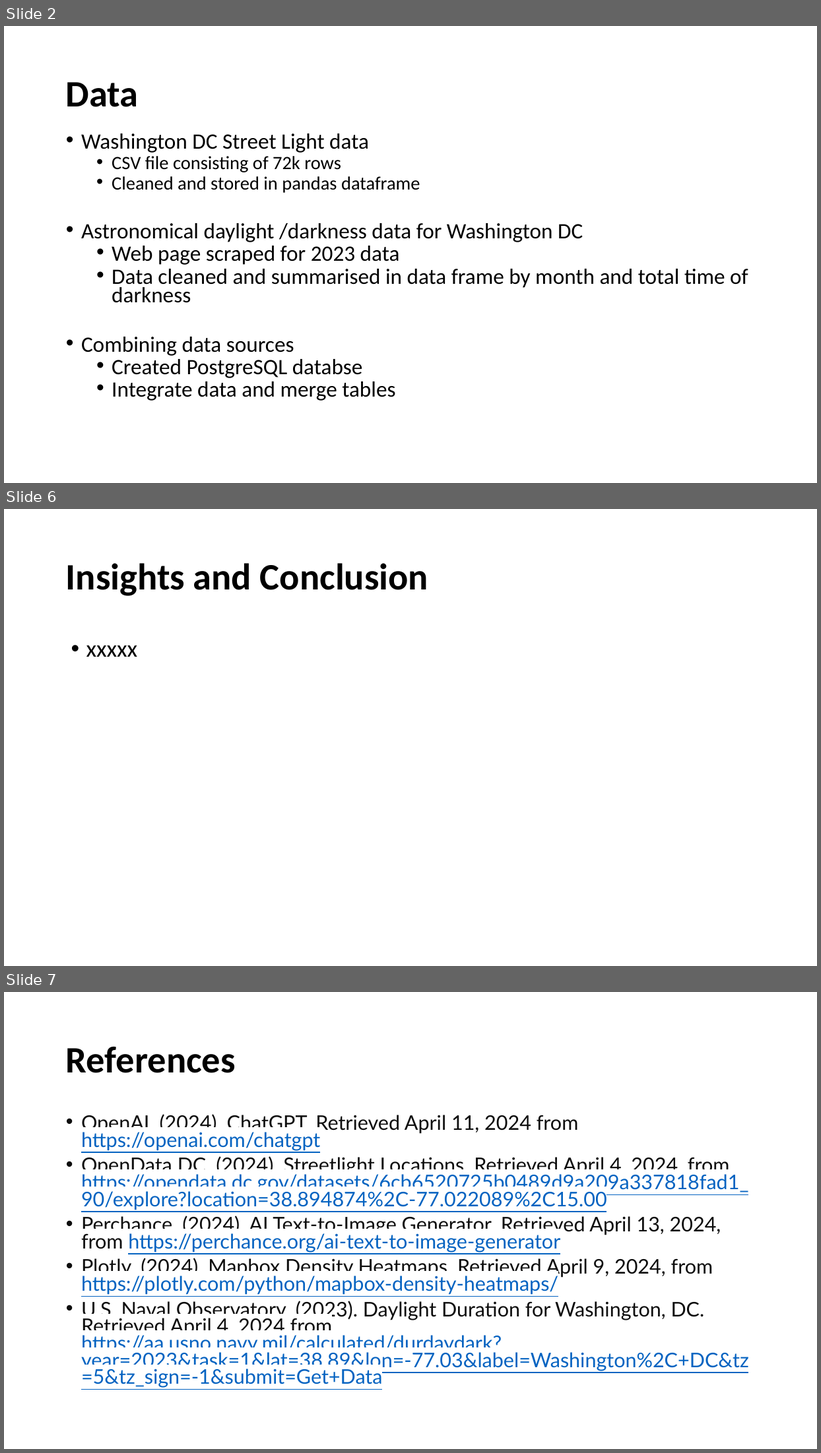
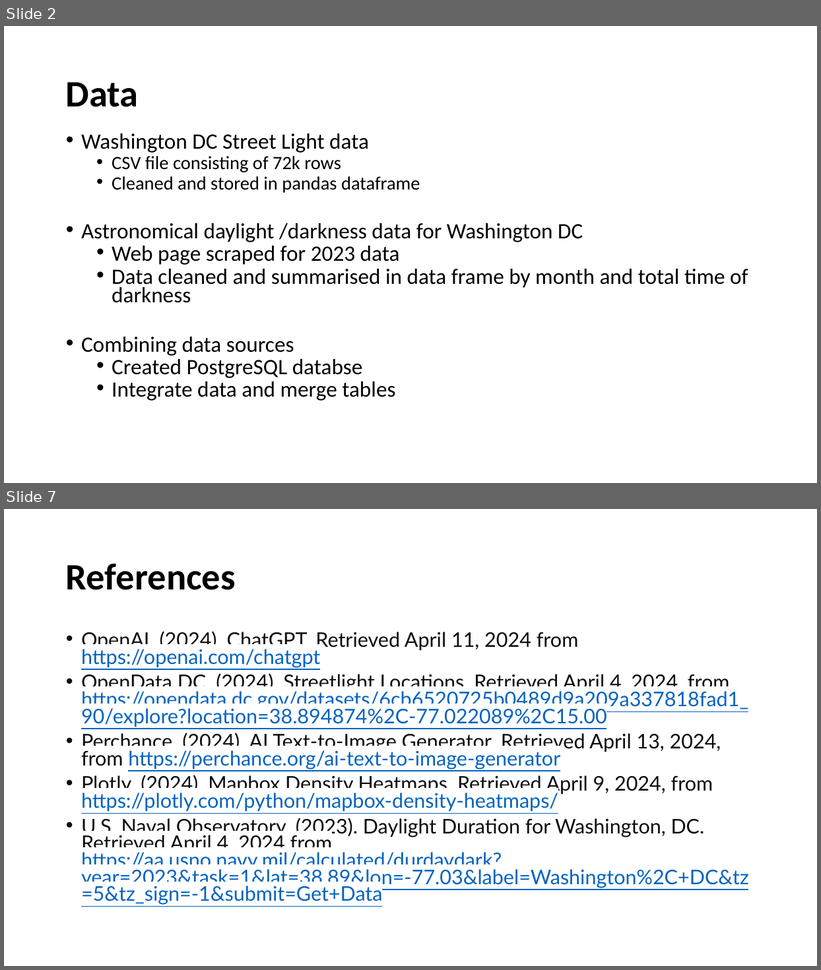
Before and after one commit to fsantosvix/Project3-Group2, a slide deck: Presentation/Project 3 Group 2 powerpoint.pptx. Shown one above the other, each under a label of ours: slides 2, 6 and 7 before the commit, slides 2 and 7 after it; the slides between them are not shown. The pictures are 821x1453 and 821x970 pixels, drawn with LibreOffice and Linux fonts; fonts in the diff are those of the drawing. Boxes give left, top, right and bottom in pixels: in the first picture for what was removed or moved away, otherwise in the second. Text is boxed around its words. In the diff, an @@ line names an element or a change of style, - is before the commit and + after.

```diff
--- a/Presentation/Project 3 Group 2 powerpoint.pptx
+++ b/Presentation/Project 3 Group 2 powerpoint.pptx
@@ slide 6 removed at (x1=4, y1=509, x2=817, y2=966), background #FFFFFF @@
@@ title removed at (x1=66, y1=563, x2=428, y2=596) @@
-Insights and Conclusion
@@ text removed at (x1=86, y1=646, x2=138, y2=657) @@
-• xxxxx
```
Also in this commit, not shown: 3 slides changed, 1 slide added.
